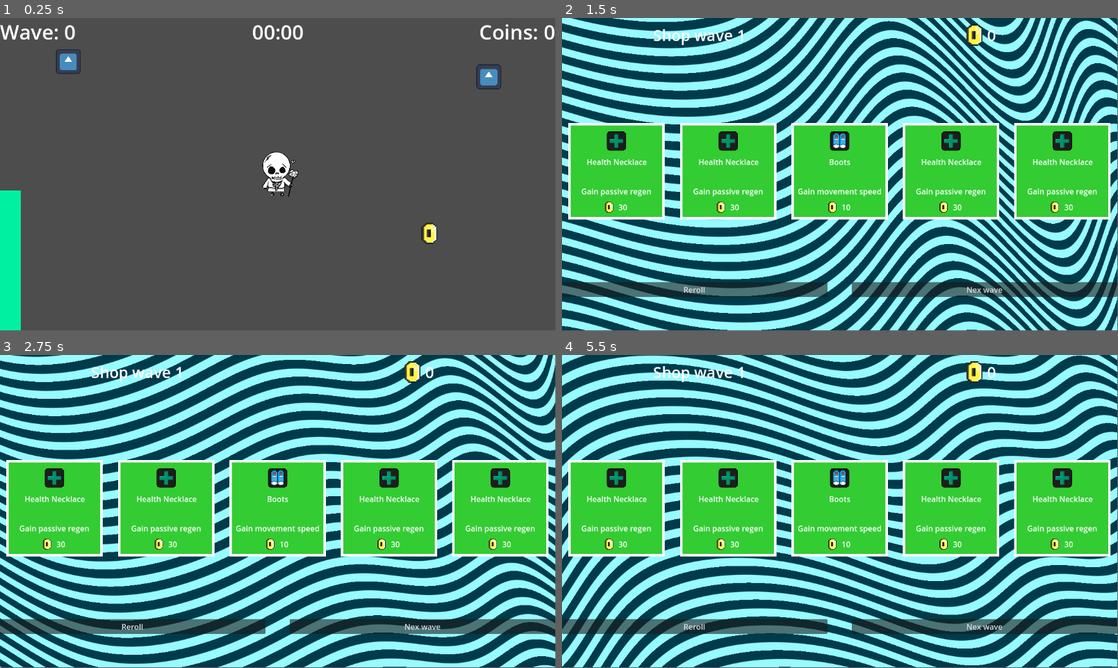
Above: before the commit, frames 1-4 (two rows, left to right).
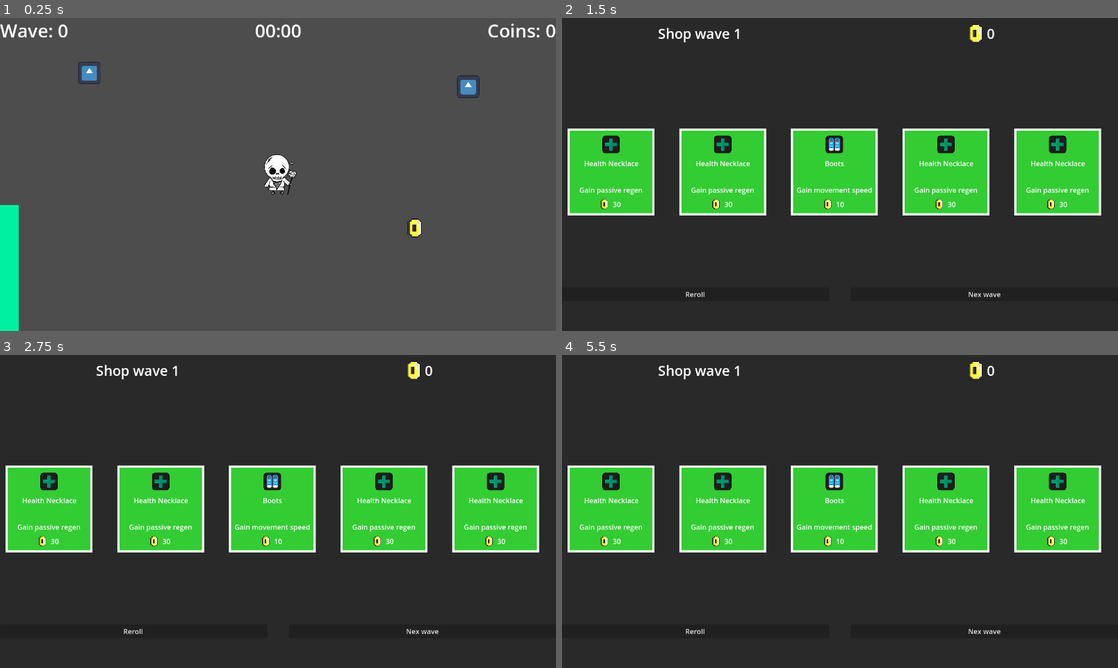
Above: after the commit, the same moments.

Repository: PoloLoveTaco/One-Month-Game-Jam
Game: Godot game, scene res://Scenes/Maps/test.tscn
Same seed, same stepped clock (60 frames per second), same inputs: the game is played once before the commit and once after it. The engine's default icon, where the game draws it, is replaced by a stand-in: a white triangle on a blue panel in a dark square.
Inputs:
- Up to frame 1 (0.25 s): no input
- Up to frame 2 (1.5 s): hold Right (right) 0.53-1.28 s; hold T (tmp) 0.53-1.28 s; hold Down (down) from 1.28 s (still down); tap T (tmp) at 1.35 s
- Up to frame 3 (2.75 s): release Down (down) at 2.03 s; hold Right (right) from 2.03 s (still down); hold T (tmp) from 2.03 s (still down)
- Up to frame 4 (5.5 s): release Right (right) at 2.78 s; release T (tmp) at 2.78 s; hold Up (up) 2.78-3.53 s; tap T (tmp) at 2.85, 4.35 s; hold T (tmp) 3.53-4.28 s; hold Left (left) 3.53-5.03 s; tap Escape (pause, bound only after the commit) at 4.15 s; hold Down (down) from 5.03 s (still down); hold T (tmp) from 5.03 s (still down)
In our replay, the window is 799x449 before the commit and 800x450 after it. These sizes can differ from the game's own. Grey fills any space a smaller window leaves; there, only what the larger window draws over its background counts as a difference.

The runs differ from the first frame. In frame 1, 2.6% of the frame differs, in the area x 0-100%, y 1-100%; in frame 2, 82%; in frame 3, 82%; in frame 4, 82%, in the area x 0-100%, y 0-100%.

Commit message:
[ADD] some menus

Diff:
--- a/Assets/Shaders/shop_background.gdshader
+++ /dev/null
@@ -1,27 +0,0 @@
-shader_type canvas_item;
-
-uniform float stripes = 4.82;
-uniform float stripe_thickness = 1.33;
-uniform vec3 stripe_color : source_color = vec3(0.59, .98, .69);
-uniform vec3 background_color : source_color = vec3(0, 0, 0);
-
-
-vec2 rot(vec2 uv, float angle) {
-	float s = sin(angle);
-	float c = cos(angle);
-	mat2 rotation_matrix = mat2(vec2(c, s), vec2(-s, c));
-	return uv * rotation_matrix;
-}
-
-
-void fragment() {
-	vec2 uv = SCREEN_UV - 0.5;
-	uv = rot(uv, -0.2 + sin(TIME) * 0.05);
-	float osc = sin(uv.x * (uv.x + 0.5) * 15.0) * 0.2;
-	uv.y += osc * sin(TIME + uv.x * 2.0);
-	uv.y = fract(uv.y * stripes);
-	float mask = smoothstep(0.5, 0.55, uv.y);
-	mask -= smoothstep(0.5 + stripe_thickness, 0.55 + stripe_thickness, uv.y);
-	vec3 final_color = mix(background_color.rgb, stripe_color.rgb, mask);
-	COLOR = vec4(final_color, 1.0);
-}
--- a/Scenes/Entities/player.tscn
+++ b/Scenes/Entities/player.tscn
@@ -64,9 +64,9 @@
 [node name="Camera2D" type="Camera2D" parent="."]
 zoom = Vector2(0.4, 0.4)
 
-[node name="CanvasLayer" type="CanvasLayer" parent="."]
+[node name="UIPlayer" type="CanvasLayer" parent="."]
 
-[node name="HealthBar" type="ProgressBar" parent="CanvasLayer"]
+[node name="HealthBar" type="ProgressBar" parent="UIPlayer"]
 anchors_preset = 2
 anchor_top = 1.0
 anchor_bottom = 1.0
@@ -78,7 +78,7 @@
 fill_mode = 3
 show_percentage = false
 
-[node name="CoinCount" type="Label" parent="CanvasLayer"]
+[node name="CoinCount" type="Label" parent="UIPlayer"]
 anchors_preset = 1
 anchor_left = 1.0
 anchor_right = 1.0
@@ -90,14 +90,14 @@
 horizontal_alignment = 2
 vertical_alignment = 1
 
-[node name="WaveCount" type="Label" parent="CanvasLayer"]
+[node name="WaveCount" type="Label" parent="UIPlayer"]
 offset_right = 278.0
 offset_bottom = 58.0
 theme_override_font_sizes/font_size = 42
 text = "Wave: 0"
 vertical_alignment = 1
 
-[node name="TimerLabel" type="Label" parent="CanvasLayer"]
+[node name="TimerLabel" type="Label" parent="UIPlayer"]
 anchors_preset = 5
 anchor_left = 0.5
 anchor_right = 0.5
--- /dev/null
+++ b/Scenes/Interfaces/main_menu.tscn
@@ -0,0 +1,76 @@
+[gd_scene load_steps=3 format=3 uid="uid://bihreyct4usw7"]
+
+[ext_resource type="Script" uid="uid://bhunmcxeqw4u3" path="res://Scripts/main_menu.gd" id="1_534gg"]
+
+[sub_resource type="LabelSettings" id="LabelSettings_cqv25"]
+font_size = 82
+
+[node name="Main Menu" type="Control"]
+layout_mode = 3
+anchors_preset = 15
+anchor_right = 1.0
+anchor_bottom = 1.0
+grow_horizontal = 2
+grow_vertical = 2
+script = ExtResource("1_534gg")
+
+[node name="ColorRect" type="ColorRect" parent="."]
+layout_mode = 1
+anchors_preset = 15
+anchor_right = 1.0
+anchor_bottom = 1.0
+grow_horizontal = 2
+grow_vertical = 2
+color = Color(0.14406255, 0.14406255, 0.14406255, 1)
+
+[node name="Label" type="Label" parent="."]
+layout_mode = 1
+anchors_preset = 5
+anchor_left = 0.5
+anchor_right = 0.5
+offset_left = -121.0
+offset_top = 71.62
+offset_right = 121.0
+offset_bottom = 184.62007
+grow_horizontal = 2
+text = "LE JEU"
+label_settings = SubResource("LabelSettings_cqv25")
+horizontal_alignment = 1
+vertical_alignment = 1
+
+[node name="VBoxContainer" type="VBoxContainer" parent="."]
+layout_mode = 1
+anchors_preset = 8
+anchor_left = 0.5
+anchor_top = 0.5
+anchor_right = 0.5
+anchor_bottom = 0.5
+offset_left = -244.0
+offset_top = -79.655
+offset_right = 244.0
+offset_bottom = 168.14505
+grow_horizontal = 2
+grow_vertical = 2
+theme_override_constants/separation = 10
+
+[node name="SelectLevel" type="Button" parent="VBoxContainer"]
+layout_mode = 2
+size_flags_vertical = 3
+theme_override_font_sizes/font_size = 24
+text = "SELECT LEVEL"
+
+[node name="Settings" type="Button" parent="VBoxContainer"]
+layout_mode = 2
+size_flags_vertical = 3
+theme_override_font_sizes/font_size = 24
+text = "SETTINGS"
+
+[node name="Exit" type="Button" parent="VBoxContainer"]
+layout_mode = 2
+size_flags_vertical = 3
+theme_override_font_sizes/font_size = 24
+text = "EXIT"
+
+[connection signal="pressed" from="VBoxContainer/SelectLevel" to="." method="_on_select_level_pressed"]
+[connection signal="pressed" from="VBoxContainer/Settings" to="." method="_on_settings_pressed"]
+[connection signal="pressed" from="VBoxContainer/Exit" to="." method="_on_exit_pressed"]
--- /dev/null
+++ b/Scenes/Interfaces/pause_menu.tscn
@@ -0,0 +1,63 @@
+[gd_scene load_steps=3 format=3 uid="uid://dxhtrfnpwxg6h"]
+
+[ext_resource type="Script" uid="uid://d1livuvwvm3b7" path="res://Scripts/pause_menu.gd" id="1_jcca3"]
+
+[sub_resource type="LabelSettings" id="LabelSettings_a1rq5"]
+font_size = 82
+
+[node name="PauseMenu" type="CanvasLayer"]
+script = ExtResource("1_jcca3")
+
+[node name="Panel" type="Panel" parent="."]
+process_mode = 2
+visible = false
+anchors_preset = 15
+anchor_right = 1.0
+anchor_bottom = 1.0
+grow_horizontal = 2
+grow_vertical = 2
+
+[node name="Label" type="Label" parent="Panel"]
+layout_mode = 1
+anchors_preset = 5
+anchor_left = 0.5
+anchor_right = 0.5
+offset_left = -128.0
+offset_top = 97.58
+offset_right = 128.0
+offset_bottom = 210.58005
+grow_horizontal = 2
+text = "PAUSE"
+label_settings = SubResource("LabelSettings_a1rq5")
+horizontal_alignment = 1
+vertical_alignment = 1
+
+[node name="VBoxContainer" type="VBoxContainer" parent="Panel"]
+layout_mode = 1
+anchors_preset = 8
+anchor_left = 0.5
+anchor_top = 0.5
+anchor_right = 0.5
+anchor_bottom = 0.5
+offset_left = -205.0
+offset_top = -31.640015
+offset_right = 205.0
+offset_bottom = 118.36008
+grow_horizontal = 2
+grow_vertical = 2
+theme_override_constants/separation = 10
+
+[node name="Resume" type="Button" parent="Panel/VBoxContainer"]
+layout_mode = 2
+size_flags_vertical = 3
+theme_override_font_sizes/font_size = 32
+text = "RESUME"
+
+[node name="GoToMain" type="Button" parent="Panel/VBoxContainer"]
+layout_mode = 2
+size_flags_vertical = 3
+theme_override_font_sizes/font_size = 32
+text = "GO TO MAIN MENU"
+
+[connection signal="pressed" from="Panel/VBoxContainer/Resume" to="." method="_on_resume_pressed"]
+[connection signal="pressed" from="Panel/VBoxContainer/GoToMain" to="." method="_on_go_to_main_pressed"]
--- /dev/null
+++ b/Scenes/Interfaces/settings_menu.tscn
@@ -0,0 +1,137 @@
+[gd_scene load_steps=3 format=3 uid="uid://b40oyihi6jsn7"]
+
+[ext_resource type="Script" uid="uid://c4frpetmtf0dw" path="res://Scripts/settings_menu.gd" id="1_drmk1"]
+
+[sub_resource type="LabelSettings" id="LabelSettings_drmk1"]
+font_size = 32
+
+[node name="Settings Menu" type="Control"]
+layout_mode = 3
+anchors_preset = 15
+anchor_right = 1.0
+anchor_bottom = 1.0
+grow_horizontal = 2
+grow_vertical = 2
+script = ExtResource("1_drmk1")
+
+[node name="ColorRect" type="ColorRect" parent="."]
+layout_mode = 1
+anchors_preset = 15
+anchor_right = 1.0
+anchor_bottom = 1.0
+grow_horizontal = 2
+grow_vertical = 2
+color = Color(0.14509805, 0.14509805, 0.14509805, 1)
+
+[node name="Panel" type="Panel" parent="."]
+layout_mode = 1
+anchors_preset = 8
+anchor_left = 0.5
+anchor_top = 0.5
+anchor_right = 0.5
+anchor_bottom = 0.5
+offset_left = -244.0
+offset_top = -239.0
+offset_right = 244.0
+offset_bottom = 239.0
+grow_horizontal = 2
+grow_vertical = 2
+
+[node name="Label" type="Label" parent="Panel"]
+layout_mode = 1
+anchors_preset = 5
+anchor_left = 0.5
+anchor_right = 0.5
+offset_left = -73.5
+offset_top = 33.425003
+offset_right = 73.5
+offset_bottom = 78.42502
+grow_horizontal = 2
+text = "SETTINGS"
+label_settings = SubResource("LabelSettings_drmk1")
+horizontal_alignment = 1
+vertical_alignment = 1
+
+[node name="VBoxContainer" type="VBoxContainer" parent="Panel"]
+layout_mode = 1
+anchors_preset = 5
+anchor_left = 0.5
+anchor_right = 0.5
+offset_left = -196.0
+offset_top = 120.0
+offset_right = 196.0
+offset_bottom = 409.0
+grow_horizontal = 2
+theme_override_constants/separation = 15
+
+[node name="VBoxContainer" type="VBoxContainer" parent="Panel/VBoxContainer"]
+layout_mode = 2
+
+[node name="Label" type="Label" parent="Panel/VBoxContainer/VBoxContainer"]
+layout_mode = 2
+text = "General Volume"
+
+[node name="GeneralVolume" type="HSlider" parent="Panel/VBoxContainer/VBoxContainer"]
+layout_mode = 2
+
+[node name="VBoxContainer2" type="VBoxContainer" parent="Panel/VBoxContainer"]
+layout_mode = 2
+
+[node name="Label2" type="Label" parent="Panel/VBoxContainer/VBoxContainer2"]
+layout_mode = 2
+text = "Music Volume"
+
+[node name="MusicVolume" type="HSlider" parent="Panel/VBoxContainer/VBoxContainer2"]
+layout_mode = 2
+
+[node name="VBoxContainer3" type="VBoxContainer" parent="Panel/VBoxContainer"]
+layout_mode = 2
+
+[node name="Label3" type="Label" parent="Panel/VBoxContainer/VBoxContainer3"]
+layout_mode = 2
+text = "Effect Volume"
+
+[node name="EffectVolume" type="HSlider" parent="Panel/VBoxContainer/VBoxContainer3"]
+layout_mode = 2
+
+[node name="Resolution" type="Label" parent="Panel/VBoxContainer"]
+layout_mode = 2
+text = "Resolution"
+
+[node name="OptionButton" type="OptionButton" parent="Panel/VBoxContainer"]
+layout_mode = 2
+selected = 2
+item_count = 3
+popup/item_0/text = "1920x1080"
+popup/item_0/id = 0
+popup/item_1/text = "1600x900"
+popup/item_1/id = 1
+popup/item_2/text = "1280x720"
+popup/item_2/id = 2
+
+[node name="CheckBox" type="CheckBox" parent="Panel/VBoxContainer"]
+layout_mode = 2
+text = "Full Screen"
+
+[node name="Button" type="Button" parent="Panel"]
+layout_mode = 1
+anchors_preset = 7
+anchor_left = 0.5
+anchor_top = 1.0
+anchor_right = 0.5
+anchor_bottom = 1.0
+offset_left = -46.0
+offset_top = -51.53003
+offset_right = 46.0
+offset_bottom = -9.0
+grow_horizontal = 2
+grow_vertical = 0
+theme_override_font_sizes/font_size = 24
+text = "BACK"
+
+[connection signal="value_changed" from="Panel/VBoxContainer/VBoxContainer/GeneralVolume" to="." method="_on_general_volume_value_changed"]
+[connection signal="value_changed" from="Panel/VBoxContainer/VBoxContainer2/MusicVolume" to="." method="_on_music_volume_value_changed"]
+[connection signal="value_changed" from="Panel/VBoxContainer/VBoxContainer3/EffectVolume" to="." method="_on_effect_volume_value_changed"]
+[connection signal="item_selected" from="Panel/VBoxContainer/OptionButton" to="." method="_on_option_button_item_selected"]
+[connection signal="toggled" from="Panel/VBoxContainer/CheckBox" to="." method="_on_check_box_toggled"]
+[connection signal="pressed" from="Panel/Button" to="." method="_on_button_pressed"]
--- a/Scenes/Interfaces/shop.tscn
+++ b/Scenes/Interfaces/shop.tscn
@@ -12,14 +12,6 @@
 [ext_resource type="Resource" uid="uid://dsjmvsukwy7ss" path="res://Scripts/Resources/ItemData/health_necklace_rare.tres" id="8_k6pkm"]
 [ext_resource type="Resource" uid="uid://beh0vck5chg66" path="res://Scripts/Resources/ItemData/health_necklace_epic.tres" id="9_1sjcd"]
 [ext_resource type="Resource" uid="uid://c6l1l8rcjskef" path="res://Scripts/Resources/ItemData/health_necklace_leg.tres" id="10_1cyt5"]
-[ext_resource type="Shader" uid="uid://bht4kxku6c3l1" path="res://Assets/Shaders/shop_background.gdshader" id="11_c7i5m"]
-
-[sub_resource type="ShaderMaterial" id="ShaderMaterial_4fbdm"]
-shader = ExtResource("11_c7i5m")
-shader_parameter/stripes = 18.015
-shader_parameter/stripe_thickness = 1.33
-shader_parameter/stripe_color = Color(0.5882353, 0.98039216, 1, 1)
-shader_parameter/background_color = Color(0, 0.23137255, 0.29411766, 1)
 
 [sub_resource type="StyleBoxFlat" id="StyleBoxFlat_0c07c"]
 bg_color = Color(0.16078432, 0.16078432, 0.16078432, 1)
@@ -36,7 +28,6 @@
 possible_upgrades = Array[ExtResource("2_k6jq0")]([ExtResource("3_3ps1r"), ExtResource("4_tyrku"), ExtResource("5_5xp22"), ExtResource("6_ow1eo"), ExtResource("4_3ps1r"), ExtResource("8_k6pkm"), ExtResource("9_1sjcd"), ExtResource("10_1cyt5")])
 
 [node name="Panel" type="Panel" parent="."]
-material = SubResource("ShaderMaterial_4fbdm")
 layout_mode = 1
 anchors_preset = 15
 anchor_right = 1.0
--- a/Scenes/Maps/test.tscn
+++ b/Scenes/Maps/test.tscn
@@ -1,10 +1,11 @@
-[gd_scene load_steps=6 format=3 uid="uid://c8ka3e4k8j8dr"]
+[gd_scene load_steps=7 format=3 uid="uid://c8ka3e4k8j8dr"]
 
 [ext_resource type="PackedScene" uid="uid://l88vdhebidxd" path="res://Scenes/Entities/player.tscn" id="1_18jrj"]
 [ext_resource type="Script" uid="uid://cgrglx6omcw3c" path="res://Scripts/parallax.gd" id="2_qma3m"]
 [ext_resource type="Texture2D" uid="uid://bu5rp4xe3150u" path="res://Assets/Space Background.png" id="3_ojpym"]
 [ext_resource type="PackedScene" uid="uid://d0vg41bhp8vky" path="res://Scenes/Items/coin.tscn" id="4_nf1g3"]
 [ext_resource type="PackedScene" uid="uid://bnw04wcwiet38" path="res://Scenes/Entities/enemy.tscn" id="5_qma3m"]
+[ext_resource type="PackedScene" uid="uid://dxhtrfnpwxg6h" path="res://Scenes/Interfaces/pause_menu.tscn" id="6_ojpym"]
 
 [node name="Test" type="Node2D"]
 
@@ -25,9 +26,6 @@
 [node name="Coin" parent="." instance=ExtResource("4_nf1g3")]
 position = Vector2(787, 307)
 
-[node name="ShopLayer" type="CanvasLayer" parent="."]
-layer = 3
-
 [node name="Enemies" type="Node" parent="."]
 
 [node name="Enemy" parent="Enemies" instance=ExtResource("5_qma3m")]
@@ -38,3 +36,8 @@
 
 [node name="Enemy3" parent="Enemies" instance=ExtResource("5_qma3m")]
 position = Vector2(-1102, -593)
+
+[node name="ShopLayer" type="CanvasLayer" parent="."]
+layer = 3
+
+[node name="PauseMenu" parent="." instance=ExtResource("6_ojpym")]
--- /dev/null
+++ b/Scripts/main_menu.gd
@@ -0,0 +1,16 @@
+extends Control
+
+func _ready() -> void:
+	print(get_tree().paused)
+
+
+func _on_select_level_pressed() -> void:
+	print("play")
+
+
+func _on_settings_pressed() -> void:
+	get_tree().change_scene_to_file("res://Scenes/Interfaces/settings_menu.tscn")
+
+
+func _on_exit_pressed() -> void:
+	get_tree().quit()
--- /dev/null
+++ b/Scripts/pause_menu.gd
@@ -0,0 +1,18 @@
+extends CanvasLayer
+
+@onready var panel: Panel = $Panel
+
+func _process(delta: float) -> void:
+	if Input.is_action_just_pressed("pause"):
+		get_tree().paused = true
+		panel.show()
+
+
+func _on_resume_pressed() -> void:
+	panel.hide()
+	get_tree().paused = false
+
+
+func _on_go_to_main_pressed() -> void:
+	get_tree().paused = false
+	get_tree().change_scene_to_file("res://Scenes/Interfaces/main_menu.tscn")
--- a/Scripts/player.gd
+++ b/Scripts/player.gd
@@ -8,10 +8,10 @@
 
 
 @onready var animated_sprite_2d: AnimatedSprite2D = $AnimatedSprite2D
-@onready var health_bar: ProgressBar = $CanvasLayer/HealthBar
-@onready var coins_count: Label = $CanvasLayer/CoinCount
-@onready var wave_count: Label = $CanvasLayer/WaveCount
-@onready var timer_label: Label = $CanvasLayer/TimerLabel
+@onready var health_bar: ProgressBar = $UIPlayer/HealthBar
+@onready var coins_count: Label = $UIPlayer/CoinCount
+@onready var wave_count: Label = $UIPlayer/WaveCount
+@onready var timer_label: Label = $UIPlayer/TimerLabel
 
 
 @onready var player_stat = PlayerStats.new()
--- /dev/null
+++ b/Scripts/settings_menu.gd
@@ -0,0 +1,33 @@
+extends Control
+
+
+func _on_general_volume_value_changed(value: float) -> void:
+	AudioServer.set_bus_volume_db(0, value)
+
+
+func _on_music_volume_value_changed(value: float) -> void:
+	AudioServer.set_bus_volume_db(1, value)
+
+
+func _on_effect_volume_value_changed(value: float) -> void:
+	AudioServer.set_bus_volume_db(2, value)
+
+func _on_option_button_item_selected(index: int) -> void:
+	match index:
+		0:
+			DisplayServer.window_set_size(Vector2i(1920, 1080))
+		1:
+			DisplayServer.window_set_size(Vector2i(1600, 900))
+		2:
+			DisplayServer.window_set_size(Vector2i(1280, 720))
+
+
+func _on_check_box_toggled(toggled_on: bool) -> void:
+	if toggled_on:
+		DisplayServer.window_set_mode(DisplayServer.WINDOW_MODE_FULLSCREEN)
+	else:
+		DisplayServer.window_set_mode(DisplayServer.WINDOW_MODE_WINDOWED)
+
+
+func _on_button_pressed() -> void:
+	get_tree().change_scene_to_file("res://Scenes/Interfaces/main_menu.tscn")
--- /dev/null
+++ b/default_bus_layout.tres
@@ -0,0 +1,15 @@
+[gd_resource type="AudioBusLayout" format=3 uid="uid://rda8k7wlafkh"]
+
+[resource]
+bus/1/name = &"Music"
+bus/1/solo = false
+bus/1/mute = false
+bus/1/bypass_fx = false
+bus/1/volume_db = 0.0
+bus/1/send = &"Master"
+bus/2/name = &"Effect"
+bus/2/solo = false
+bus/2/mute = false
+bus/2/bypass_fx = false
+bus/2/volume_db = 0.0
+bus/2/send = &"Master"
--- a/project.godot
+++ b/project.godot
@@ -14,6 +14,12 @@
 run/main_scene="uid://c8ka3e4k8j8dr"
 config/features=PackedStringArray("4.5", "Forward Plus")
 config/icon="res://icon.svg"
+
+[display]
+
+window/size/viewport_width=1280
+window/size/viewport_height=720
+window/stretch/mode="viewport"
 
 [file_customization]
 
@@ -58,6 +64,11 @@
 "events": [Object(InputEventKey,"resource_local_to_scene":false,"resource_name":"","device":-1,"window_id":0,"alt_press …(192 unchanged characters)…
 ]
 }
+pause={
+"deadzone": 0.2,
+"events": [Object(InputEventKey,"resource_local_to_scene":false,"resource_name":"","device":-1,"window_id":0,"alt_pressed":false,"shift_pressed":false,"ctrl_pressed":false,"meta_pressed":false,"pressed":false,"keycode":0,"physical_keycode":4194305,"key_label":0,"unicode":0,"location":0,"echo":false,"script":null)
+]
+}
 
 [rendering]
 
Not shown, removed: Assets/Shaders/shop_background.gdshader.uid
Not shown: 1 places in Scenes/Interfaces/shop.tscn that only renumber resources
Not shown, added: Scripts/main_menu.gd.uid
Not shown, added: Scripts/pause_menu.gd.uid
Not shown, added: Scripts/settings_menu.gd.uid
